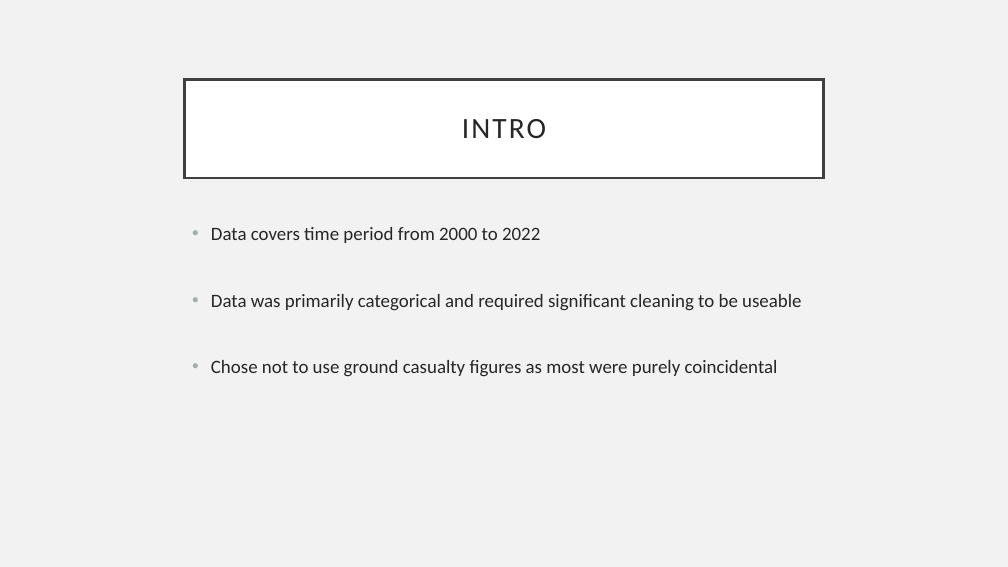
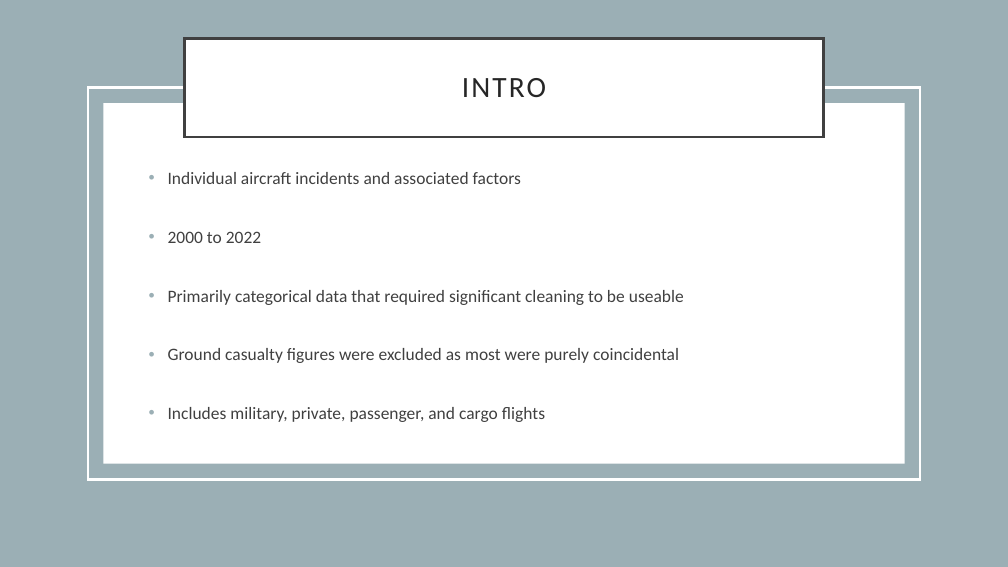
Before and after one commit to b-macd/Air_Travel_Safety_Analysis, a slide deck: slide 2 of Presentation/Presentation1.pptx. Drawn at 1008x567 pixels with LibreOffice and Linux fonts; fonts in the diff are those of the drawing. Boxes give left, top, right and bottom in pixels: in the first picture for what was removed or moved away, otherwise in the second. Text is boxed around its words. In the diff, an @@ line names an element or a change of style, - is before the commit and + after.

```diff
--- a/Presentation/Presentation1.pptx
+++ b/Presentation/Presentation1.pptx
@@ background #F2F2F2 to #FFFFFF @@
@@ rectangle added at [0, 0, 1008, 567], fill #9BAFB5 @@
@@ title "INTRO": place and size @@
-title "INTRO" at [185, 79, 823, 178]
+title "INTRO" at [185, 39, 823, 137]
@@ rectangle added at [88, 88, 920, 479], outline #FFFFFF 2.5 pt @@
@@ rectangle added at [104, 103, 905, 464], fill #FFFFFF @@
@@ text at [168, 172, 684, 422]: text changed; size 18 to 16.6 pt; text colour #262626 to #404040 @@
-• Data covers time period from 2000 to 2022
-• Data was primarily categorical and required significant cleaning to be useable
-• Chose not to use ground casualty figures as most were purely coincidental
+• Individual aircraft incidents and associated factors
+• 2000 to 2022
+• Primarily categorical data that required significant cleaning to be useable
+• Ground casualty figures were excluded as most were purely coincidental
+• Includes military, private, passenger, and cargo flights
```
Also in this commit, not shown: 2 other slides changed, 11 slides added, 4 slides removed, 13 other files.
